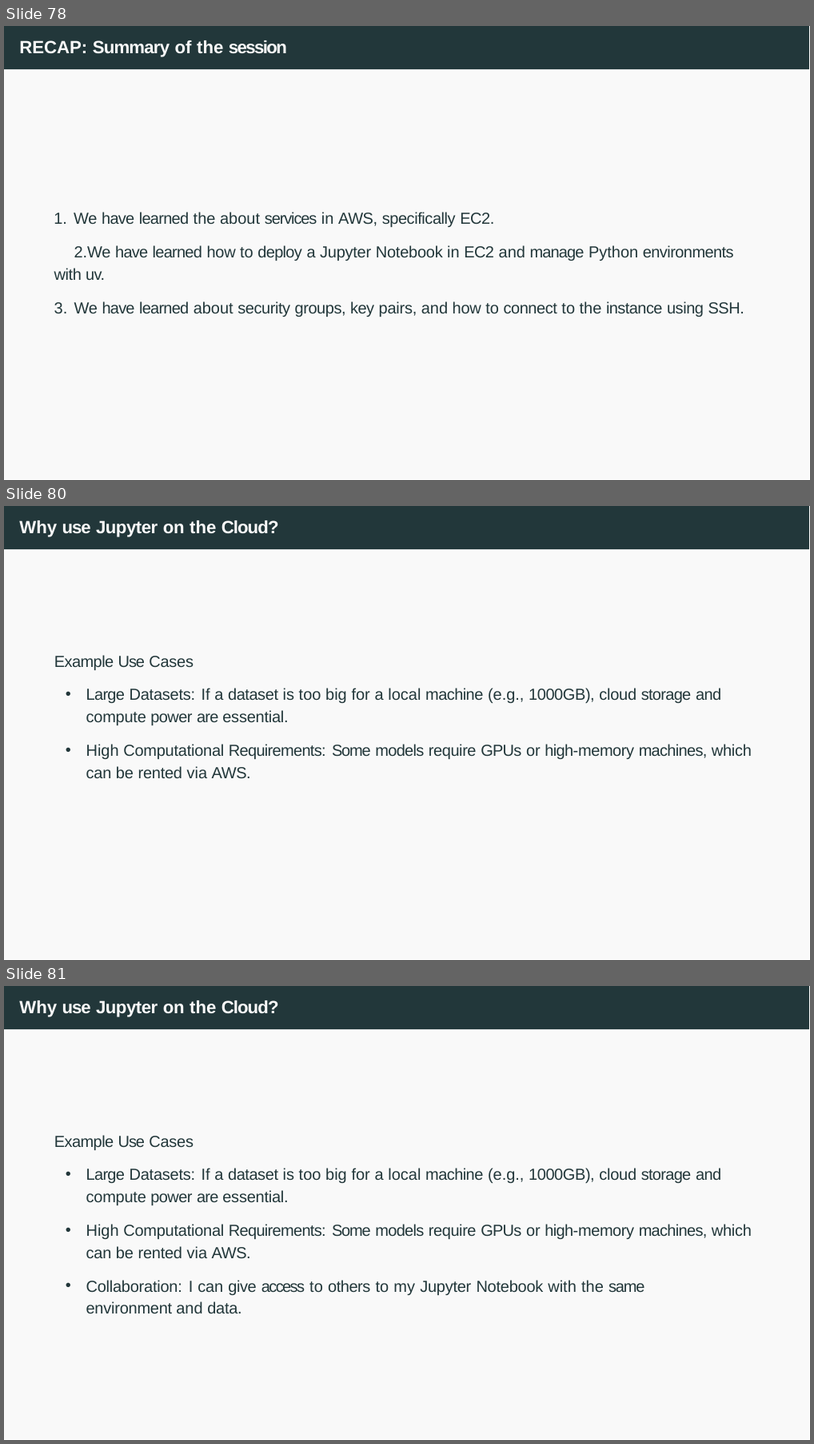
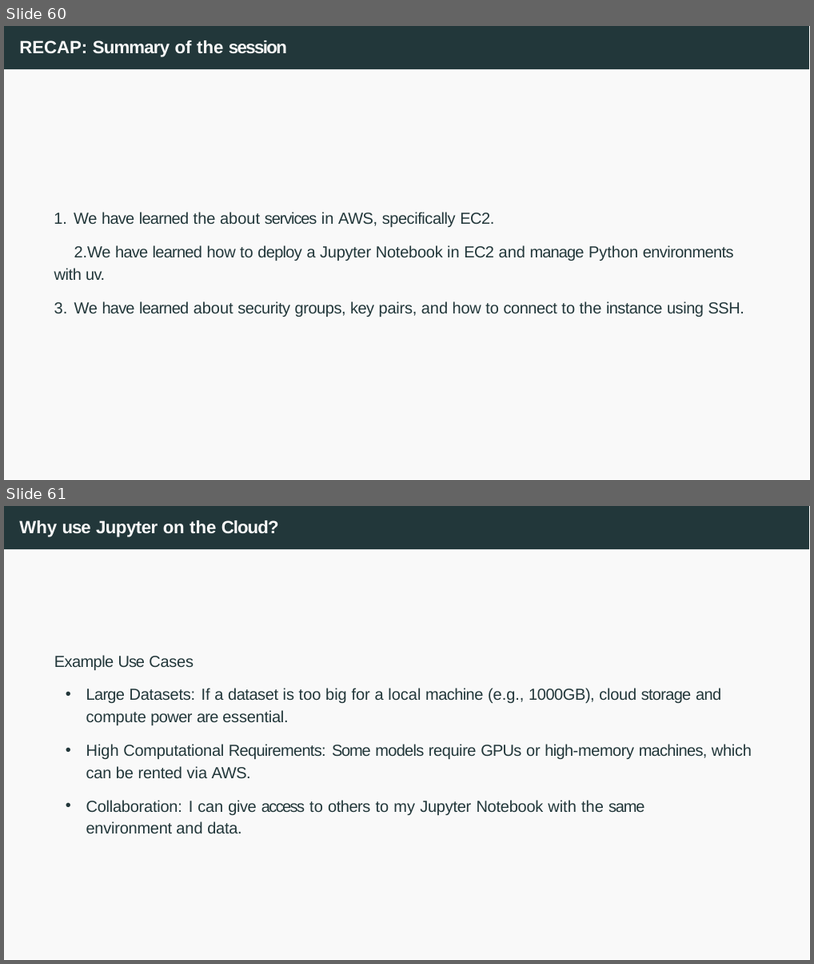
Before and after one commit to joanpaucm/HPDCB, a slide deck: src/slides/Session 3 - Introduction to AWS + EC2-2026.pptx. Shown one above the other, each under a label of ours: slides 78, 80 and 81 before the commit, slides 60 and 61 after it; the slides between them are not shown. The pictures are 814x1444 and 814x964 pixels, drawn with LibreOffice and Linux fonts; fonts in the diff are those of the drawing. Boxes give left, top, right and bottom in pixels: in the first picture for what was removed or moved away, otherwise in the second. Text is boxed around its words. In the diff, an @@ line names an element or a change of style, - is before the commit and + after.

```diff
--- a/src/slides/Session 3 - Introduction to AWS + EC2-2026.pptx
+++ b/src/slides/Session 3 - Introduction to AWS + EC2-2026.pptx
@@ slide 80 removed at (4, 506, 810, 960), background #FFFFFF; not listed: 2 template elements that a slide beside it also shows @@
@@ title removed at (19, 520, 279, 537) @@
-Why use Jupyter on the Cloud?
@@ text removed at (54, 655, 752, 778) @@
-Example Use Cases
-• Large Datasets: If a dataset is too big for a local machine (e.g., 1000GB), cloud storage and compute power are essential.
-• High Computational Requirements: Some models require GPUs or high-memory machines, which can be rented via AWS.
@@ what was slide 78 is now slide 60 @@
@@ what was slide 81 is now slide 61 @@
```
Also in this commit, not shown: 19 other slides removed, 3 other files.
